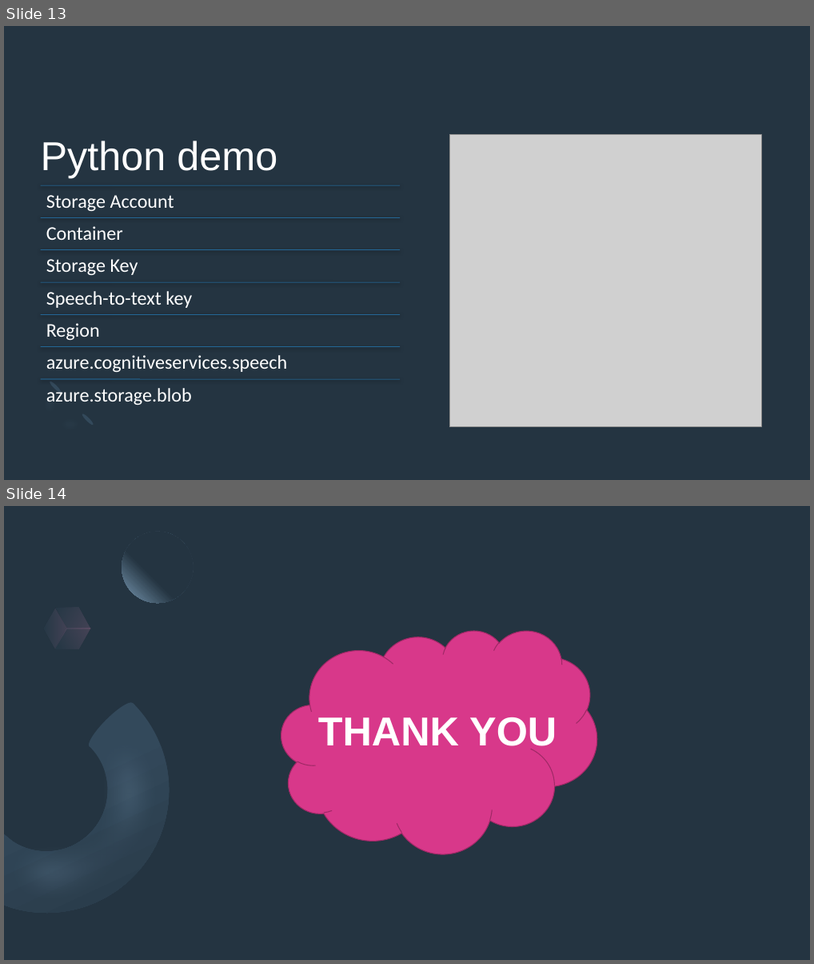
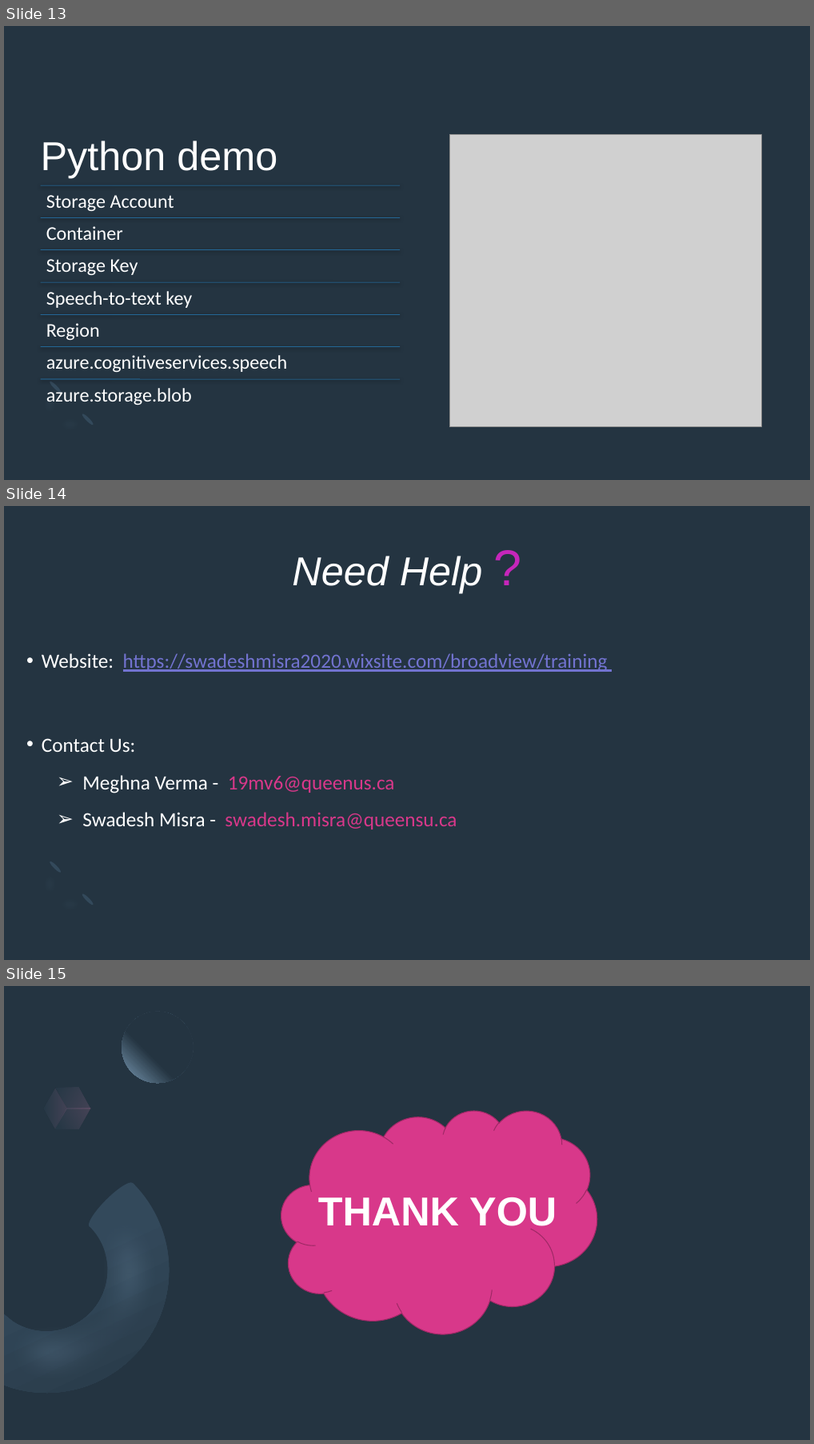
Before and after one commit to BroadviewQueens/Speech2Text, a slide deck: Azure Cognitive Services PPT.pptx. Shown one above the other, each under a label of ours: slides 13 and 14 before the commit, slides 13, 14 and 15 after it. The pictures are 814x964 and 814x1444 pixels, drawn with LibreOffice and Linux fonts; fonts in the diff are those of the drawing; grey boxes stand for pictures. Boxes give left, top, right and bottom in pixels: in the first picture for what was removed or moved away, otherwise in the second. Text is boxed around its words. In the diff, an @@ line names an element or a change of style, - is before the commit and + after.

```diff
--- a/Azure Cognitive Services PPT.pptx
+++ b/Azure Cognitive Services PPT.pptx
@@ slide 14 added at (x1=4, y1=506, x2=810, y2=960), background #243441; not listed: 3 template elements that a slide beside it also shows @@
@@ title added at (x1=292, y1=556, x2=483, y2=593), 48 pt, text #FFFFFF, italic @@
+Need Help ?
@@ text added at (x1=42, y1=653, x2=608, y2=829), 24 pt, text #7273D0 @@
+• Website: https://swadeshmisra2020.wixsite.com/broadview/training
+• Contact Us:
+  ➢ Meghna Verma - 19mv6@queenus.ca
+  ➢ Swadesh Misra - swadesh.misra@queensu.ca
@@ what was slide 14 is now slide 15 @@
```
Also in this commit, not shown: 1 other slide added.
